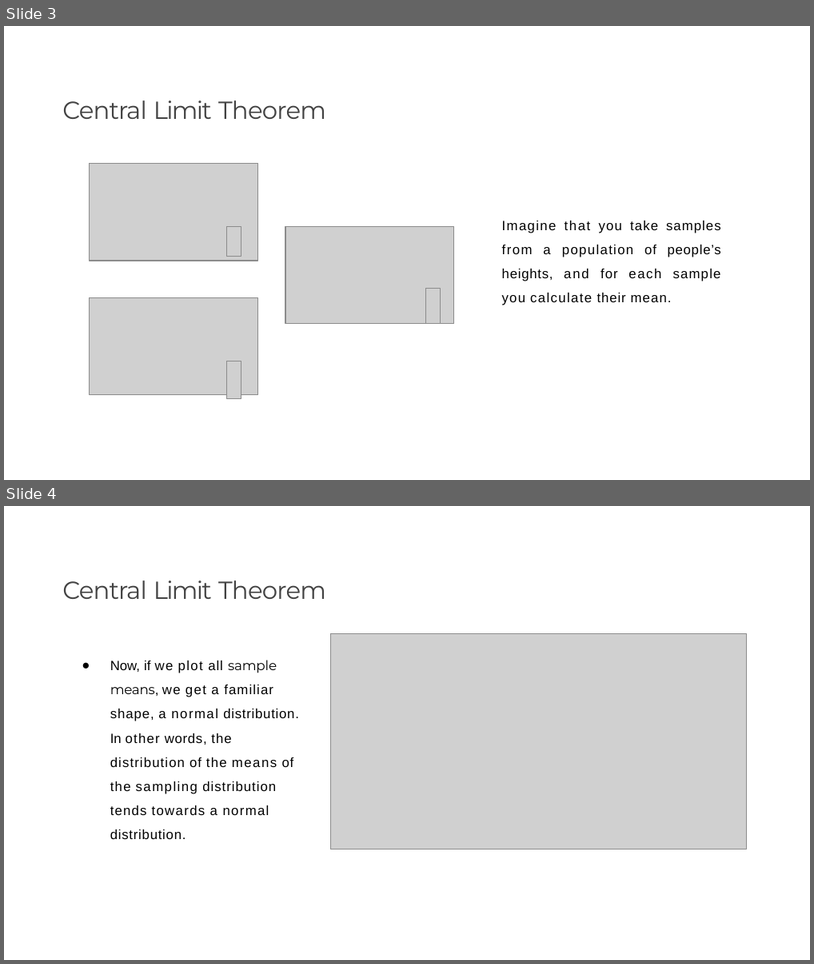
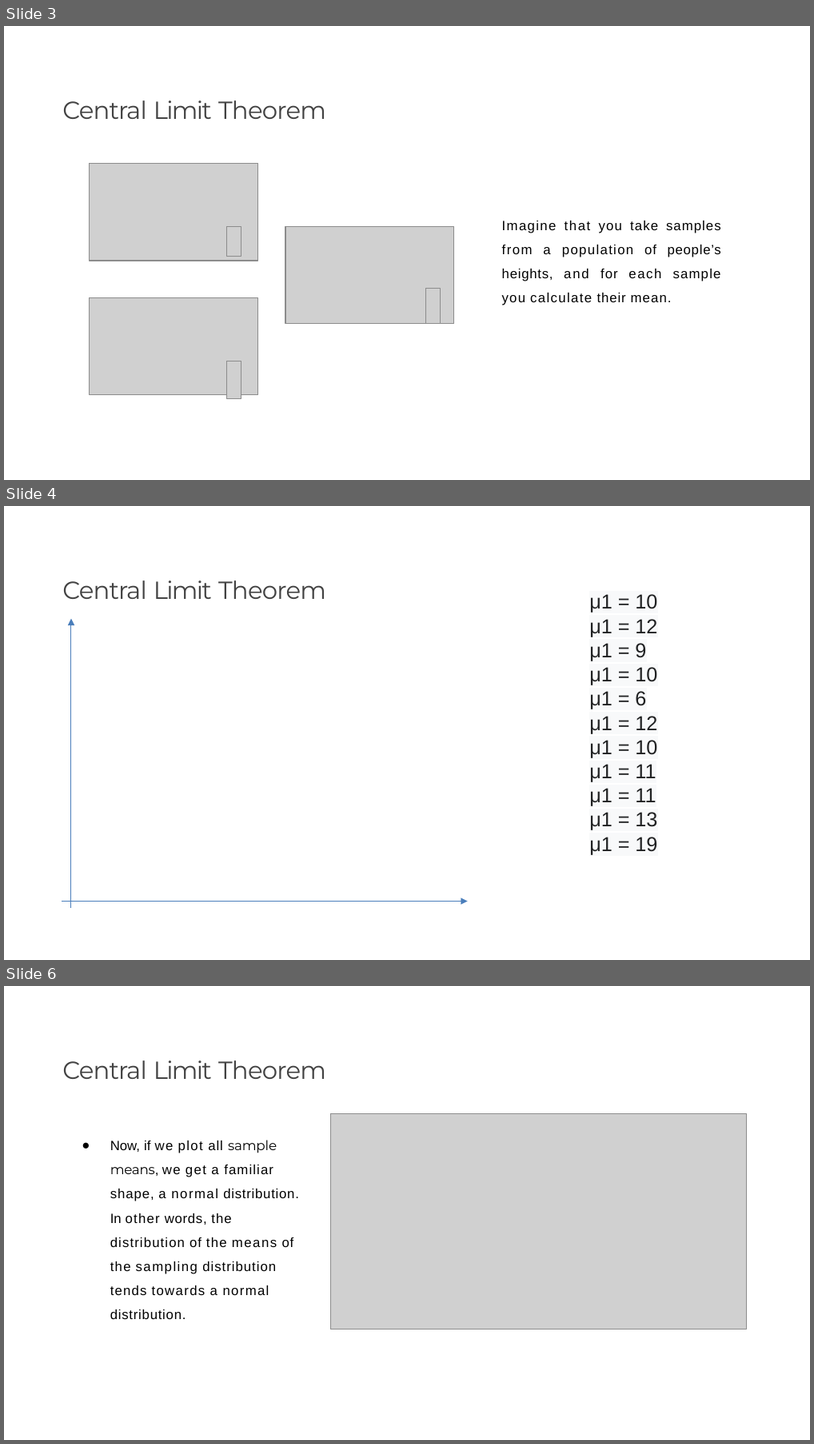
Before and after one commit to DSML-bootcamp/w4-nbs, a slide deck: D3/1. Hypothesis Testing.pptx. Shown one above the other, each under a label of ours: slides 3 and 4 before the commit, slides 3, 4 and 6 after it; the slides between them are not shown. The pictures are 814x964 and 814x1444 pixels, drawn with LibreOffice and Linux fonts; fonts in the diff are those of the drawing; grey boxes stand for pictures; background and template pictures are left out. Boxes give left, top, right and bottom in pixels: in the first picture for what was removed or moved away, otherwise in the second. Text is boxed around its words. In the diff, an @@ line names an element or a change of style, - is before the commit and + after.

```diff
--- a/D3/1. Hypothesis Testing.pptx
+++ b/D3/1. Hypothesis Testing.pptx
@@ slide 4 added at (4, 506, 810, 960), background picture (left out) @@
@@ title added at (62, 580, 326, 599), 22 pt, text #424242 @@
+Central Limit Theorem
@@ text added at (590, 594, 658, 855), 18 pt, text #202122 @@
+μ1 = 10
+μ1 = 12
+μ1 = 9
+μ1 = 10
+μ1 = 6
+μ1 = 12
+μ1 = 10
+μ1 = 11
+μ1 = 11
+μ1 = 13
+μ1 = 19
@@ arrow added from (71, 908) to (71, 619), #4B7EBC 0.75 pt @@
@@ arrow added from (62, 901) to (468, 901), #4B7EBC 0.75 pt @@
@@ what was slide 4 is now slide 6 @@
```
Also in this commit, not shown: 1 other slide added, 1 other file.
